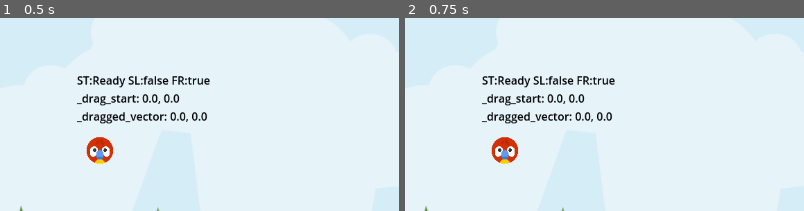
Above: before the commit, frames 1-2 (left to right).
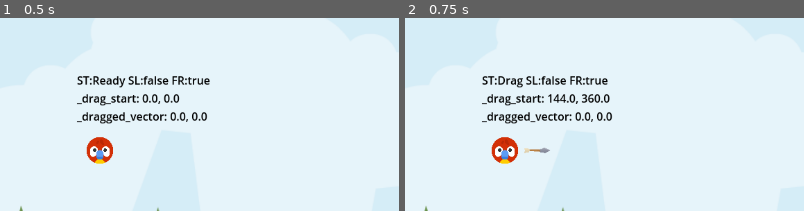
Above: after the commit, the same moments.

Repository: sufkis/angry-animals
Game: Godot game, scene res://Scenes/LevelBase/LevelBase.tscn
Two runs of this game, one before a commit and one after it. Both use one fixed random seed, a clock stepped at 60 frames per second and the inputs below.
Inputs (mouse positions are % of the whole screen's width and height, from its top left):
- Up to frame 1 (0.5 s): no input
- Up to frame 2 (0.75 s): tap Enter at 0.5 s; drag from (12, 48) to (60, 16) at 0.52 s
The pictures show only the part of the screen within x 0-50%, y 14-64%; the shares and areas given below are measured in that part.

Frame 1 is identical in both runs. In frame 2, 1.5% of the frame differs, in the area x 23-53%, y 30-70%.

Commit message:
Add drag detection on animal

Diff:
--- a/Scenes/Animal/Animal.gd
+++ b/Scenes/Animal/Animal.gd
@@ -22,9 +22,10 @@
 	arrow.hide()
 	_start = position
 
+func _physics_process(_delta: float) -> void:
+	update_debug_label()
 
-func _physics_process(delta: float) -> void:
-	update_debug_label()
+#region misc
 
 func update_debug_label() -> void:
 	var debug_string: String = "ST:%s SL:%s FR:%s\n" % [
@@ -34,8 +35,35 @@
 	debug_string += "_dragged_vector: %.1f, %.1f" % [_dragged_vector.x, _dragged_vector.y]
 	debug_label.text = debug_string
 
-func _on_input_event(viewport: Node, event: InputEvent, shape_idx: int) -> void:
-	pass
+#endregion
+
+#region drag
+
+func start_dragging() -> void:
+	arrow.show()
+	_drag_start = get_global_mouse_position()
+
+#endregion
+
+#region state
+
+func change_state(new_state: AnimalState) -> void:
+	if _state == new_state:
+		return
+
+	_state = new_state
+
+	match _state:
+		AnimalState.Drag:
+			start_dragging()
+
+#endregion
+
+#region signals
+
+func _on_input_event(_viewport: Node, event: InputEvent, _shape_idx: int) -> void:
+	if event.is_action_pressed("drag") and _state == AnimalState.Ready:
+		change_state(AnimalState.Drag)
 
 
 func _on_visible_on_screen_notifier_2d_screen_exited() -> void:
@@ -48,3 +76,5 @@
 
 func _on_body_entered(body: Node) -> void:
 	pass # Replace with function body.
+
+#endregion
--- a/Scenes/Animal/Animal.tscn
+++ b/Scenes/Animal/Animal.tscn
@@ -14,6 +14,7 @@
 radius = 19.026299
 
 [node name="Animal" type="RigidBody2D"]
+input_pickable = true
 physics_material_override = SubResource("PhysicsMaterial_x85cc")
 freeze = true
 contact_monitor = true
--- a/project.godot
+++ b/project.godot
@@ -19,3 +19,11 @@
 
 naming/scene_name_casing=1
 naming/script_name_casing=1
+
+[input]
+
+drag={
+"deadzone": 0.2,
+"events": [Object(InputEventMouseButton,"resource_local_to_scene":false,"resource_name":"","device":-1,"window_id":0,"alt_pressed":false,"shift_pressed":false,"ctrl_pressed":false,"meta_pressed":false,"button_mask":1,"position":Vector2(424, 20),"global_position":Vector2(433, 68),"factor":1.0,"button_index":1,"canceled":false,"pressed":true,"double_click":false,"script":null)
+]
+}
